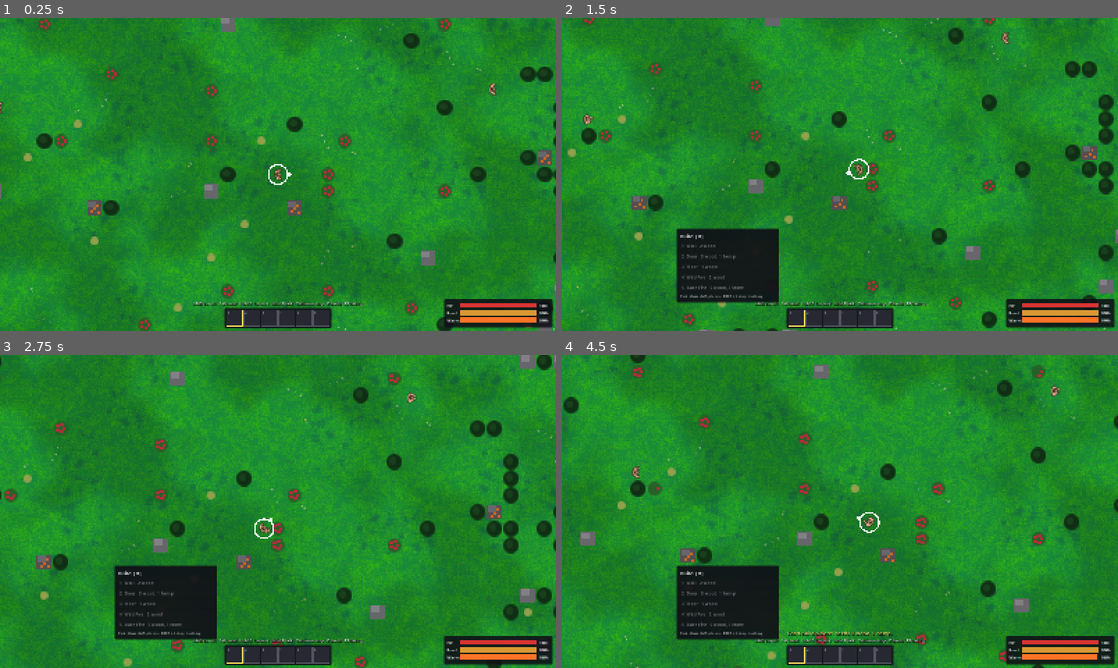
Above: before the commit, frames 1-4 (two rows, left to right).
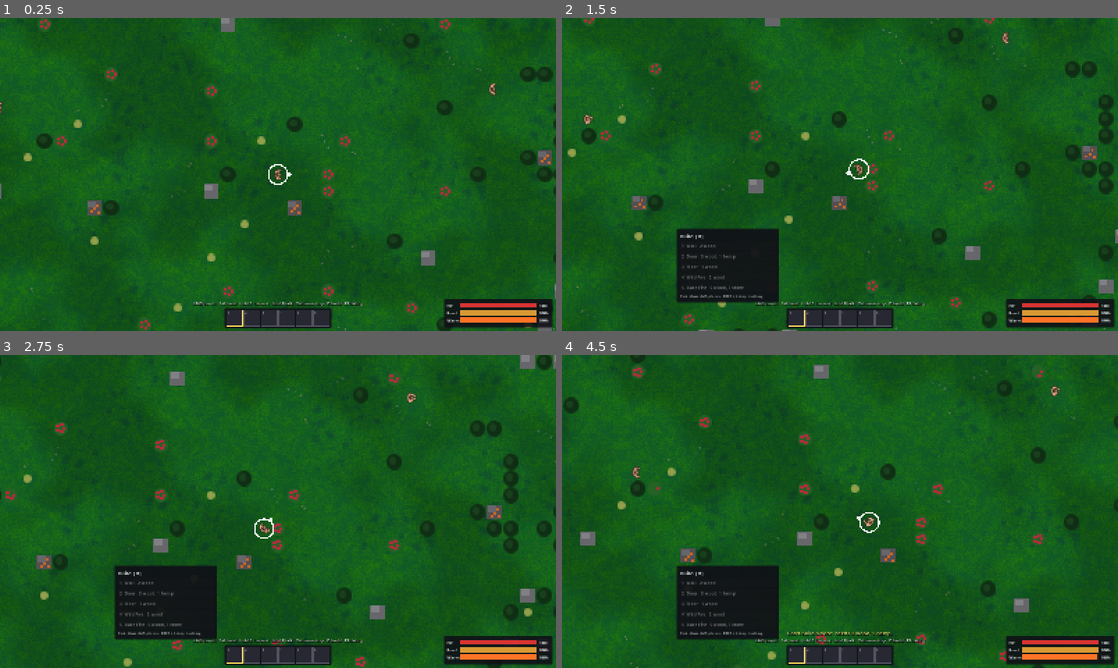
Above: after the commit, the same moments.

Repository: Blortlett/ColonySurvival
Game: Godot game, scene res://main.tscn
Two runs of this game, one before a commit and one after it. Both use one fixed random seed, a clock stepped at 60 frames per second and the inputs below.
Inputs (mouse positions are in pixels of both pictures, inside the frame that each line leads up to):
- Up to frame 1 (0.25 s): no input
- Up to frame 2 (1.5 s): tap Enter at 0.5 s; move the mouse to (962, 158) at 0.52 s; hold D 0.53-1.25 s; tap B at 0.6 s; click (962, 158) at 0.67 s; tap Space at 0.77 s; drag from (728, 190) to (812, 237) at 1.27 s
- Up to frame 3 (2.75 s): move the mouse to (333, 442) at 2.02 s; hold D from 2.03 s (still down); tap X at 2.1 s
- Up to frame 4 (4.5 s): release D at 2.75 s; drag from (812, 574) to (673, 464) at 2.77 s; move the mouse to (1006, 558) at 3.52 s; hold A 3.53-4.25 s; tap 2 at 3.6 s; tap Space at 3.77 s; drag from (673, 464) to (756, 433) at 4.27 s

The runs differ from the first frame. In frame 1, 93% of the frame differs, in the area x 0-100%, y 0-100%; in frame 2, 88%; in frame 3, 88%; in frame 4, 89%.

Commit message:
Added floor and darkened grass

Diff:
--- a/render/PieceLayer.gd
+++ b/render/PieceLayer.gd
@@ -9,6 +9,12 @@
 ## (N=1, E=2, S=4, W=8). Generated by tools/tilekit/wood_walls.py.
 const WOOD_WALLS := preload("res://art/structures/wood_walls.png")
 const WALL_TILE_PX := 32.0
+## Wood floor: a strip of FLOOR_VARIANTS 32 px tiles, picked per cell by a hash.
+## Generated by tools/tilekit/wood_floor.py.
+const WOOD_FLOOR := preload("res://art/structures/wood_floor.png")
+const FLOOR_VARIANTS := 4
+## Soft shadow a wall casts on the floor beside it: alpha per 1-px band, edge inward.
+const WALL_SHADE := [0.43, 0.27, 0.14]
 
 const REDRAW_SECS := 0.25
 const REFRESH_SECS := 1.0
@@ -21,8 +27,6 @@
 const PAVED_LINE := Color(0.33, 0.32, 0.31)
 const BOARD_POST := Color(0.35, 0.22, 0.10)
 const BOARD_SIGN := Color(0.80, 0.70, 0.45)
-const FLOOR := Color(0.50, 0.36, 0.22)
-const FLOOR_LINE := Color(0.40, 0.28, 0.16)
 const CHEST := Color(0.55, 0.33, 0.12)
 const CHEST_BAND := Color(0.25, 0.15, 0.06)
 const WALL_R := Color(0.33, 0.22, 0.12)
@@ -113,15 +117,11 @@
 			draw_rect(Rect2(p + Vector2(s * (0.15 + h * 0.12), s * 0.3), Vector2.ONE * 2.0 * Cfg.PX), ROAD_DOT)
 			draw_rect(Rect2(p + Vector2(s * (0.7 - h * 0.1), s * 0.7), Vector2.ONE * 2.0 * Cfg.PX), ROAD_DOT)
 	for fl in World.floors.values():
-		var p := Vector2(fl.cell) * s
-		draw_rect(Rect2(p, Vector2(s, s)), FLOOR.darkened(0.4 * (1.0 - fl.hp / fl.max_hp)))
-		draw_line(p + Vector2(0, s * 0.5), p + Vector2(s, s * 0.5), FLOOR_LINE, 1.0 * Cfg.PX)
+		_draw_wood_floor(fl.cell, s, Color.WHITE.darkened(0.4 * (1.0 - fl.hp / fl.max_hp)))
 	# Render only: building fires sit on a floor tile (the fire cell has no Floor piece).
 	for f in World.house_fires:
 		if f.house != null:
-			var p := Vector2(f.cell) * s
-			draw_rect(Rect2(p, Vector2(s, s)), FLOOR)
-			draw_line(p + Vector2(0, s * 0.5), p + Vector2(s, s * 0.5), FLOOR_LINE, 1.0 * Cfg.PX)
+			_draw_wood_floor(f.cell, s, Color.WHITE)
 	furnaces.clear()
 	crates.clear()
 	for fu in World.furniture.values():
@@ -162,6 +162,26 @@
 			var fac: Faction = World.factions.get(w.owner_id)
 			if fac:
 				draw_rect(Rect2(p + Vector2(s * 0.3, s * 0.3), Vector2(s * 0.4, s * 0.4)), fac.color)
+
+
+## Wood floor tile, plus the soft shadow of any wall on its four sides.
+func _draw_wood_floor(c: Vector2i, s: float, tint: Color) -> void:
+	var p := Vector2(c) * s
+	var v := posmod(c.x * 73856093 ^ c.y * 19349663, FLOOR_VARIANTS)
+	var src := Rect2(Vector2(v * WALL_TILE_PX, 0), Vector2.ONE * WALL_TILE_PX)
+	draw_texture_rect_region(WOOD_FLOOR, Rect2(p, Vector2(s, s)), src, tint)
+	var px: float = s / WALL_TILE_PX
+	for d: Vector2i in [Vector2i.UP, Vector2i.RIGHT, Vector2i.DOWN, Vector2i.LEFT]:
+		if not World.walls.has(c + d):
+			continue
+		for i in WALL_SHADE.size():
+			var band: Rect2
+			match d:
+				Vector2i.UP: band = Rect2(p + Vector2(0, i * px), Vector2(s, px))
+				Vector2i.DOWN: band = Rect2(p + Vector2(0, s - (i + 1) * px), Vector2(s, px))
+				Vector2i.LEFT: band = Rect2(p + Vector2(i * px, 0), Vector2(px, s))
+				_: band = Rect2(p + Vector2(s - (i + 1) * px, 0), Vector2(px, s))
+			draw_rect(band, Color(0, 0, 0, WALL_SHADE[i]))
 
 
 ## Autotiled wood wall: joins any wall or door on the four sides, so corners, T-joins and
--- a/render/ground.gdshader
+++ b/render/ground.gdshader
@@ -13,6 +13,8 @@
 uniform float patch_px = 1400.0;
 uniform float patch_dark = 0.86;
 uniform float patch_light = 1.06;
+// Overall grass brightness: < 1 for the darker art direction.
+uniform float brightness = 0.66;
 
 varying vec2 world;
 
@@ -48,5 +50,6 @@
 	vec4 col = textureGrad(atlas, uv, dFdx(t) * g, dFdy(t) * g);
 	float n = texture(patch_noise, world / patch_px).r;
 	col.rgb *= mix(patch_dark, patch_light, smoothstep(0.25, 0.75, n));
+	col.rgb *= brightness;
 	COLOR = col;
 }
Binary file added: art/structures/wood_floor.png
Not shown, added: art/structures/wood_floor.png.import
Binary file added: art/trees/pine.png
Binary file added: tools/tilekit/preview/pine_preview.png
Binary file added: tools/tilekit/preview/wood_floor_preview.png
Not shown, added: tools/tilekit/preview/wood_floor_preview.png.import
